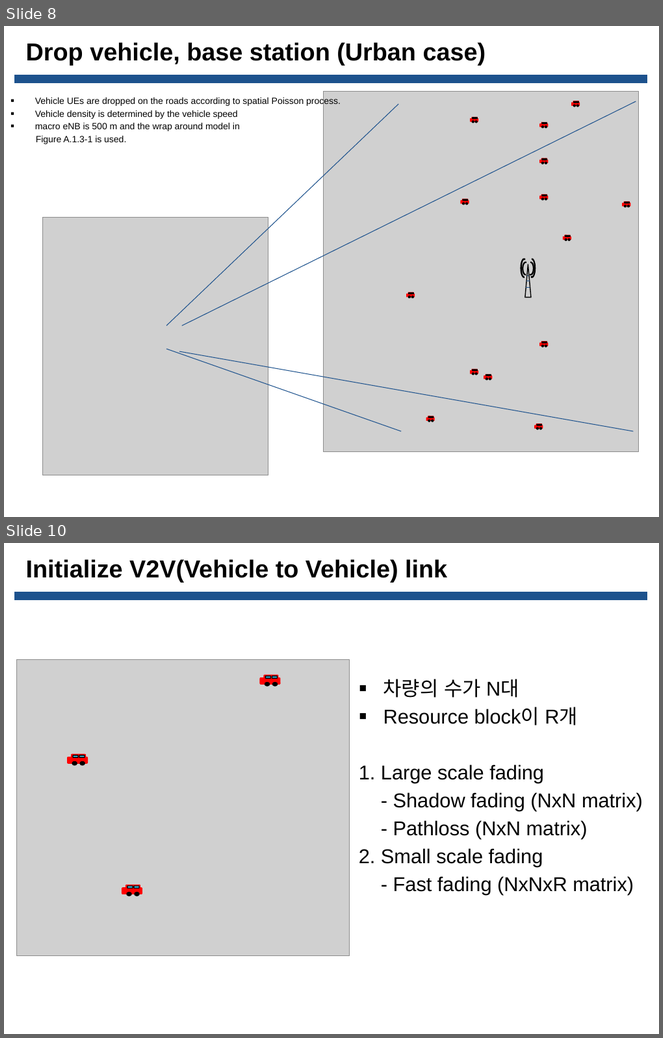
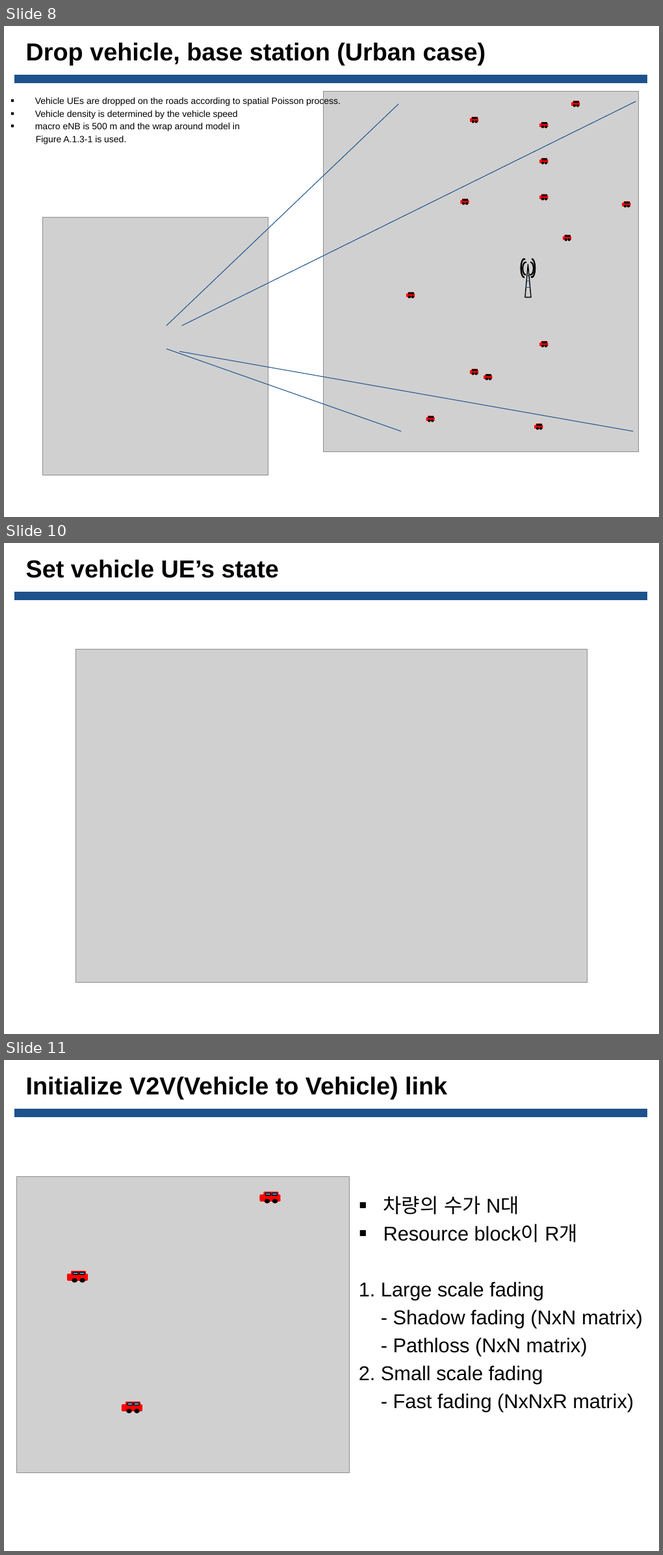
Before and after one commit to Donghee123/MS, a slide deck: V2V DQN Study/C-V2X 3GPP Release 14 채널 시뮬레이션 ppt/20210915_C-V2X 3GPP Release 14 채널 시뮬레이션_한동희_발표자료.pptx. Shown one above the other, each under a label of ours: slides 8 and 10 before the commit, slides 8, 10 and 11 after it; the slides between them are not shown. The pictures are 663x1038 and 663x1555 pixels, drawn with LibreOffice and Linux fonts; fonts in the diff are those of the drawing; grey boxes stand for pictures; background and template pictures are left out. Boxes give left, top, right and bottom in pixels: in the first picture for what was removed or moved away, otherwise in the second. Text is boxed around its words. In the diff, an @@ line names an element or a change of style, - is before the commit and + after.

```diff
--- a/V2V DQN Study/C-V2X 3GPP Release 14 채널 시뮬레이션 ppt/20210915_C-V2X 3GPP Release 14 채널 시뮬레이션_한동희_발표자료.pptx
+++ b/V2V DQN Study/C-V2X 3GPP Release 14 채널 시뮬레이션 ppt/20210915_C-V2X 3GPP Release 14 채널 시뮬레이션_한동희_발표자료.pptx
@@ slide 10 added at (4, 543, 659, 1034), background picture (left out); not listed: 1 template element that a slide beside it also shows @@
@@ title added at (26, 559, 279, 578), 27 pt, text #000000, bold @@
+Set vehicle UE’s state
@@ picture added at (76, 649, 587, 982) @@
@@ what was slide 10 is now slide 11 @@
```
Also in this commit, not shown: 1 other file.
